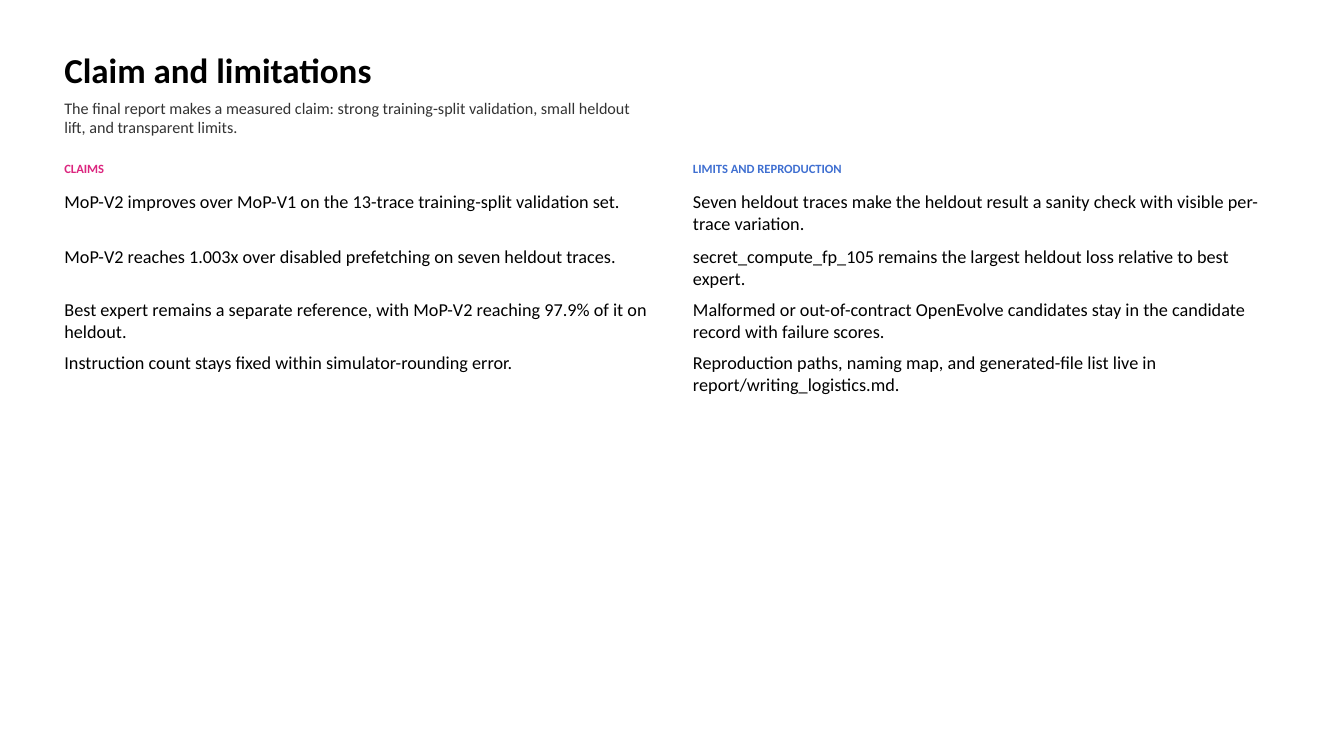
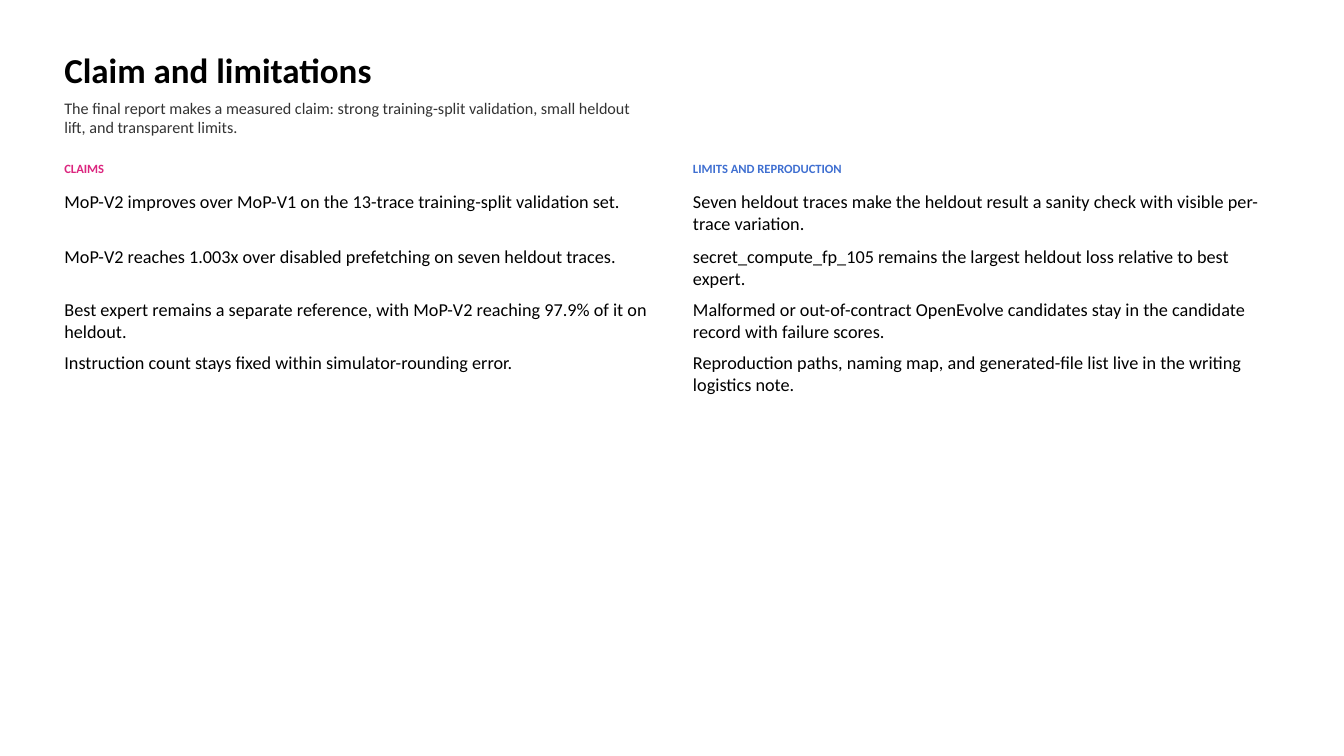
Before and after one commit to GithuBarry/Mixture-of-Prefetchers, a slide deck: slide 12 of deliverables/MoP-Final/MoP-Final-slides.pptx. Drawn at 1344x756 pixels with LibreOffice and Linux fonts; fonts in the diff are those of the drawing. Boxes give left, top, right and bottom in pixels: in the first picture for what was removed or moved away, otherwise in the second. Text is boxed around its words. In the diff, an @@ line names an element or a change of style, - is before the commit and + after.

```diff
--- a/deliverables/MoP-Final/MoP-Final-slides.pptx
+++ b/deliverables/MoP-Final/MoP-Final-slides.pptx
@@ text at [693,356,1241,394]: text changed @@
-Reproduction paths, naming map, and generated-file list live in report/writing_logistics.md.
+Reproduction paths, naming map, and generated-file list live in the writing logistics note.
```
Also in this commit, not shown: 16 other files.
